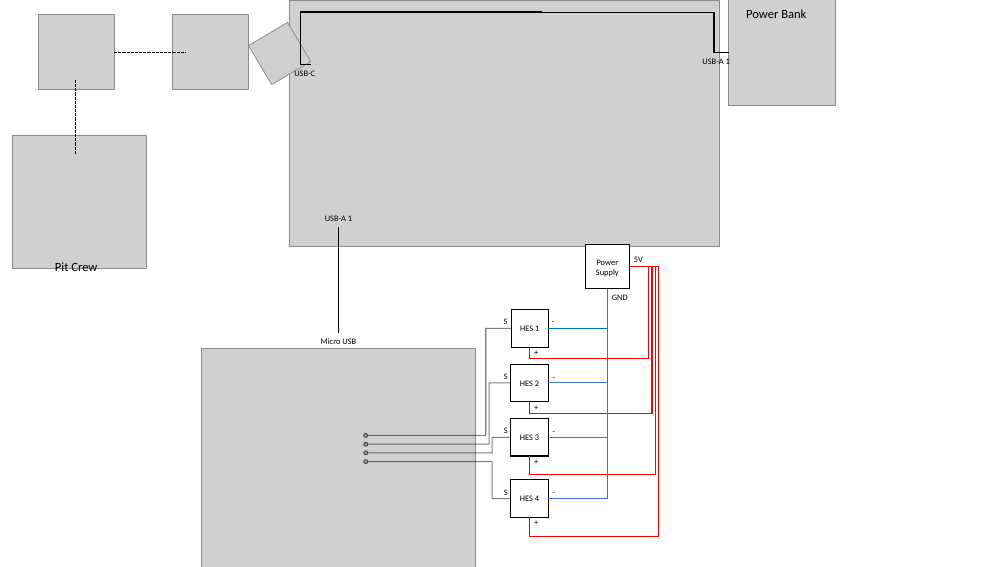
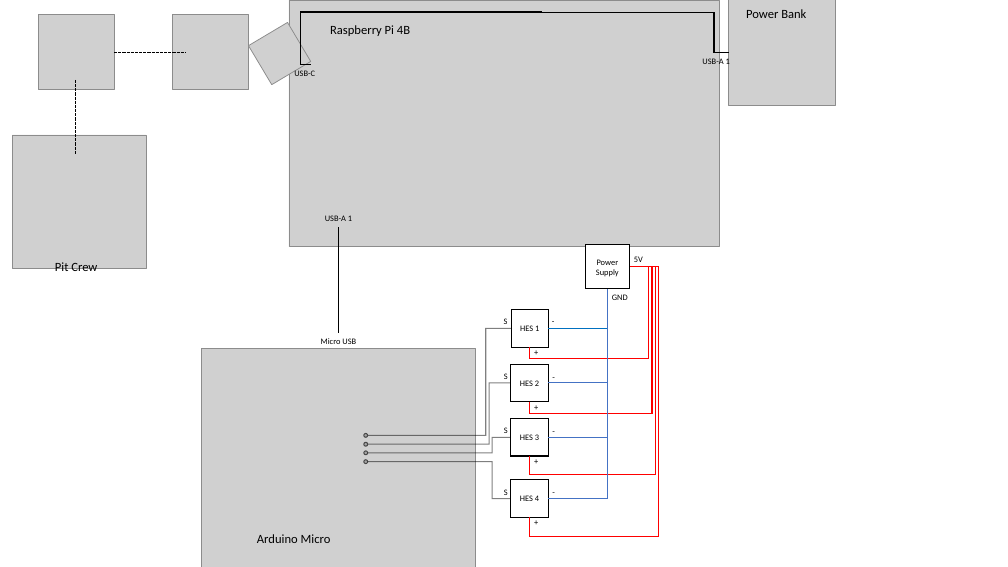
Before and after one commit to ProjectNeura/LEADS, a slide deck: slide 1 of design/Pin Config.pptx. Drawn at 1008x567 pixels with LibreOffice and Linux fonts; fonts in the diff are those of the drawing; grey boxes stand for pictures. Boxes give left, top, right and bottom in pixels: in the first picture for what was removed or moved away, otherwise in the second. Text is boxed around its words. In the diff, an @@ line names an element or a change of style, - is before the commit and + after.

```diff
--- a/design/Pin Config.pptx
+++ b/design/Pin Config.pptx
@@ text added at (x1=330, y1=25, x2=410, y2=36), 12 pt, text #000000 @@
+Raspberry Pi 4B
@@ text added at (x1=257, y1=534, x2=331, y2=543), 12 pt, text #000000 @@
+Arduino Micro
```
Also in this commit, not shown: 1 other file.
